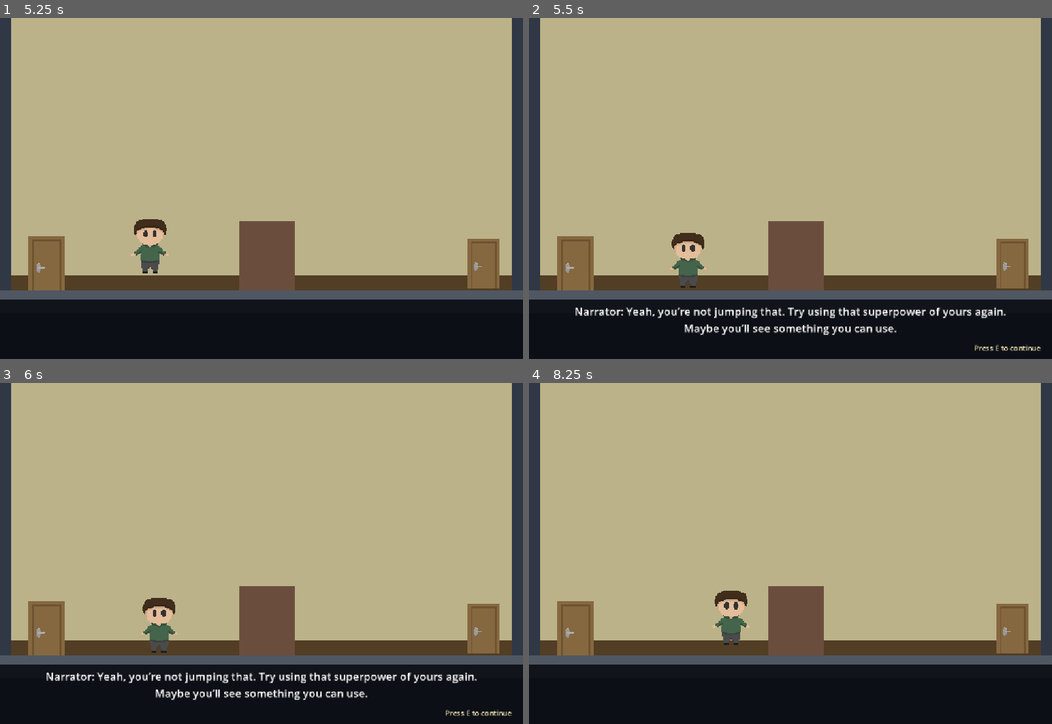
Above: before the commit, frames 1-4 (two rows, left to right).
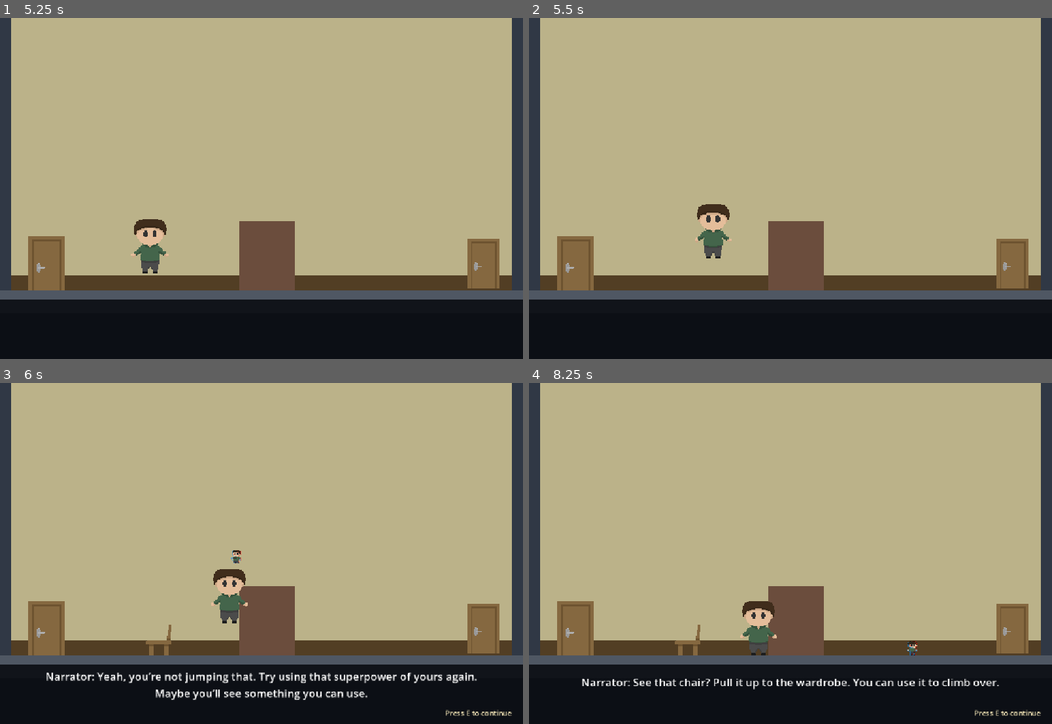
Above: after the commit, the same moments.

Repository: zjezdzalka/bounceBack
Game: Godot game, scene res://Scenes/Levels/basement.tscn
Same seed, same stepped clock (60 frames per second), same inputs: the game is played once before the commit and once after it. This scene is started directly instead of the project's main scene.
Inputs (mouse positions are in pixels of both pictures, inside the frame that each line leads up to):
- Up to frame 1 (5.25 s): tap E (house_interact) at 0.5, 1.25, 1.35, 2, 2.75 s; move the mouse to (235, 256) at 0.52 s; hold Space (house_jump) 0.53-1.28 s; hold D (house_right) 0.53-2.03 s; click (235, 256) at 0.67 s; move the mouse to (418, 239) at 1.27 s; tap Space (house_jump) at 1.52, 1.55, 1.82, 2.3, 3.02, 3.05, 3.32, 4.35, 4.52, 4.82 s; move the mouse to (104, 137) at 2.02 s; hold Q (house_switch) 2.03-2.78 s; hold A (house_left) 2.03-4.28 s; move the mouse to (287, 188) at 2.77 s; tap N at 2.85 s; click (287, 188) at 2.92 s; move the mouse to (183, 103) at 3.52 s; hold Space (house_jump) 3.53-4.28 s; tap R at 3.6 s; move the mouse to (376, 171) at 4.27 s; hold D (house_right) from 4.28 s (still down); move the mouse to (156, 205) at 5.02 s; hold E (house_interact) from 5.03 s (still down); click (156, 205) at 5.17 s
- Up to frame 2 (5.5 s): keep holding D (house_right); keep holding E (house_interact); tap Space (house_jump) at 5.3 s
- Up to frame 3 (6 s): keep holding D (house_right); move the mouse to (313, 478) at 5.77 s; release E (house_interact) at 5.78 s; tap Q (house_switch) at 5.85 s
- Up to frame 4 (8.25 s): tap Space (house_jump) at 6.02, 6.05, 6.32, 7.52, 7.55, 7.82 s; tap E (house_interact) at 6.5 s; move the mouse to (764, 621) at 6.52 s; hold Space (house_jump) 6.53-7.28 s; tap N at 6.6 s; move the mouse to (947, 604) at 7.27 s; tap R at 7.35 s; click (947, 604) at 7.42 s; move the mouse to (633, 502) at 8.02 s; release D (house_right) at 8.03 s; hold A (house_left) from 8.03 s (still down); hold Space (house_jump) from 8.03 s (still down)

Frame 1 is identical in both runs. In frame 2, 3.0% of the frame differs, in the area x 8-98%, y 54-98%; in frame 3, 1.5%; in frame 4, 2.5%.

Commit message:
door operning sound + minor hint fix

Diff:
--- a/Scenes/Levels/house_level.gd
+++ b/Scenes/Levels/house_level.gd
@@ -60,6 +60,7 @@
 var left_bed := false
 var gate_wait := 0.0
 var hints: Dictionary = {}
+var queued_narrator_hints: Array[String] = []
 
 const MOVABLE := ["HallChair", "Cabinet", "CellarChair", "Ladder"]
 const BED_LINES := [
@@ -135,6 +136,8 @@
 			sprite.flip_h = player.velocity.x < 0.0
 	if not dialogue.visible and not busy and not finished:
 		_update_story(delta)
+		if not dialogue.visible and _can_show_narrator_hint() and not queued_narrator_hints.is_empty():
+			_say([queued_narrator_hints.pop_front()])
 	_update_target()
 	_update_floating_hint()
 
@@ -186,6 +189,8 @@
 					_say([BED_LINES[bed_line]])
 					bed_line += 1
 		Stage.HALL:
+			if player.velocity.y < -1.0:
+				_wardrobe_jump_hint()
 			if $Objects/Wires.visible and _near("Wires", 105.0):
 				_hint("wires", "Narrator: See those wires? Try connecting them. Maybe that’ll get the lights working.")
 		Stage.BASEMENT:
@@ -244,7 +249,10 @@
 func _hint(id: String, line: String) -> void:
 	if not hints.has(id):
 		hints[id] = true
-		_say([line])
+		queued_narrator_hints.append(line)
+
+func _can_show_narrator_hint() -> bool:
+	return player.is_on_floor() and player.velocity.y >= -1.0
 
 func _unhandled_key_input(event: InputEvent) -> void:
 	if not event.is_pressed() or event.is_echo() or busy or (finished and not dialogue.visible):
@@ -258,9 +266,6 @@
 				_switch_avatar()
 				_refresh_objects()
 				_reveal_dialogue()
-		true when event.is_action_pressed("house_jump"):
-			if stage == Stage.HALL and not dialogue.visible:
-				_wardrobe_jump_hint()
 		true when event.is_action_pressed("house_interact"):
 			if dialogue.visible:
 				_advance_dialogue()
@@ -334,7 +339,7 @@
 	# Pressing Space anywhere in the ~220 px in front of the wardrobe counts as trying to jump it.
 	if player.position.x > left - 220.0 and player.position.x < left + half_width * 2.0:
 		wardrobe_hint_shown = true
-		_say(["Narrator: Yeah, you’re not jumping that. Try using that superpower of yours again. Maybe you’ll see something you can use."])
+		_hint("wardrobe_jump", "Narrator: Yeah, you’re not jumping that. Try using that superpower of yours again. Maybe you’ll see something you can use.")
 
 func _reveal_dialogue() -> void:
 	if not hallucinating:
@@ -528,11 +533,15 @@
 	_change_room(next_scene, false)
 
 func _change_room(path: String, backwards: bool) -> void:
+	if busy or not HouseSession.can_use_door():
+		return
 	_save_progress()
 	HouseSession.returning = backwards
 	busy = true
 	var result := get_tree().change_scene_to_file(path)
-	if result != OK:
+	if result == OK:
+		HouseSession.play_door_open()
+	else:
 		busy = false
 		HouseSession.returning = false
 		_say(["Nie udało się wczytać następnej sceny."])
--- a/Scenes/Levels/house_session.gd
+++ b/Scenes/Levels/house_session.gd
@@ -157,3 +157,19 @@
 	if save:
 		config.set_value("display", "fullscreen", fullscreen)
 		config.save(FILE)
+
+const DOOR_COOLDOWN_MS := 750
+var door_ready_at := 0
+var door_effect: AudioStreamPlayer
+
+func can_use_door() -> bool:
+	return Time.get_ticks_msec() >= door_ready_at and (not is_instance_valid(door_effect) or not door_effect.playing)
+
+func play_door_open() -> void:
+	door_ready_at = Time.get_ticks_msec() + DOOR_COOLDOWN_MS
+	if not is_instance_valid(door_effect):
+		door_effect = AudioStreamPlayer.new()
+		door_effect.stream = load("res://Audio/House/door_open.mp3")
+		door_effect.bus = "Sound Effects"
+		add_child(door_effect)
+	door_effect.play()
Not shown, added: Audio/House/door_open.mp3.import
Not shown, added: Audio/House/door_open.mp3
